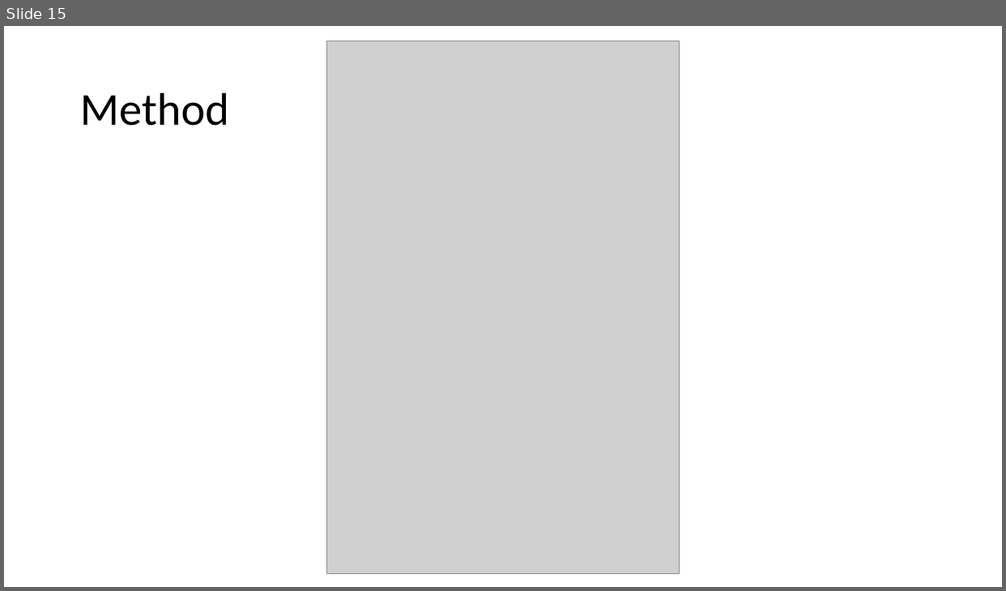
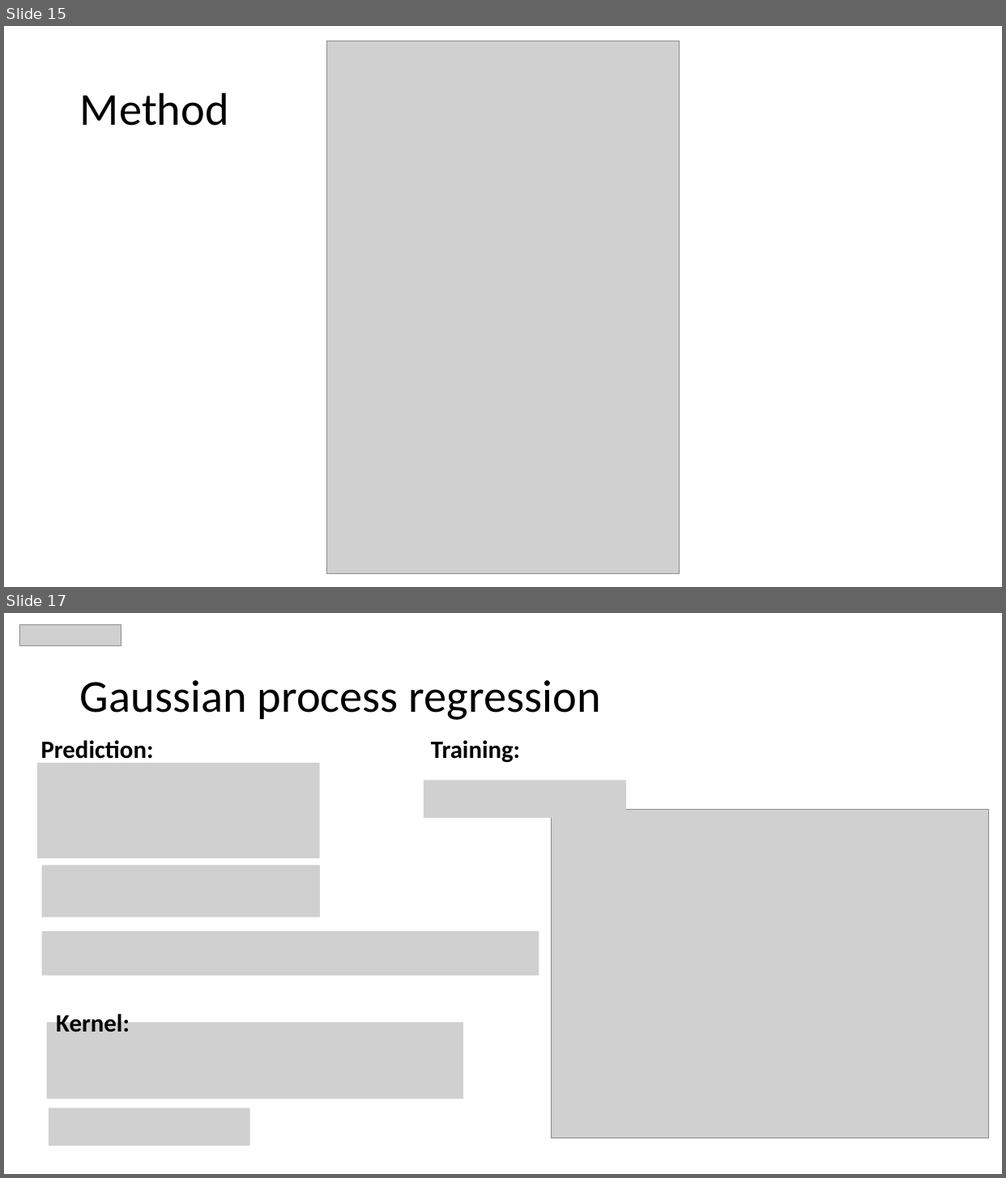
Before and after one commit to MaltheBisbo/learningForces, a slide deck: Presentations/Group meetings/2018-11-6-Malthe.pptx. Shown one above the other, each under a label of ours: slide 15 before the commit, slides 15 and 17 after it; the slides between them are not shown. The pictures are 1006x591 and 1006x1178 pixels, drawn with LibreOffice and Linux fonts; fonts in the diff are those of the drawing; grey boxes stand for pictures. Boxes give left, top, right and bottom in pixels: in the first picture for what was removed or moved away, otherwise in the second. Text is boxed around its words. In the diff, an @@ line names an element or a change of style, - is before the commit and + after.

```diff
--- a/Presentations/Group meetings/2018-11-6-Malthe.pptx
+++ b/Presentations/Group meetings/2018-11-6-Malthe.pptx
@@ slide 17 added at [4, 613, 1002, 1174], background #FFFFFF @@
@@ picture added at [20, 624, 121, 645] @@
@@ title added at [80, 680, 601, 720], 44 pt, text #000000 @@
+Gaussian process regression
@@ text added at [41, 740, 154, 764], 24 pt, text #000000, bold @@
+Prediction:
@@ text added at [431, 740, 520, 763], 24 pt, text #000000, bold @@
+Training:
@@ picture added at [37, 763, 319, 858] @@
@@ picture added at [424, 780, 626, 817] @@
@@ picture added at [552, 810, 989, 1139] @@
@@ picture added at [42, 865, 320, 917] @@
@@ picture added at [42, 932, 539, 976] @@
@@ picture added at [47, 1023, 463, 1099] @@
@@ text added at [56, 1011, 130, 1033], 24 pt, text #000000, bold @@
+Kernel:
@@ picture added at [49, 1109, 250, 1146] @@
```
Also in this commit, not shown: 3 other slides added, 2 other files.
